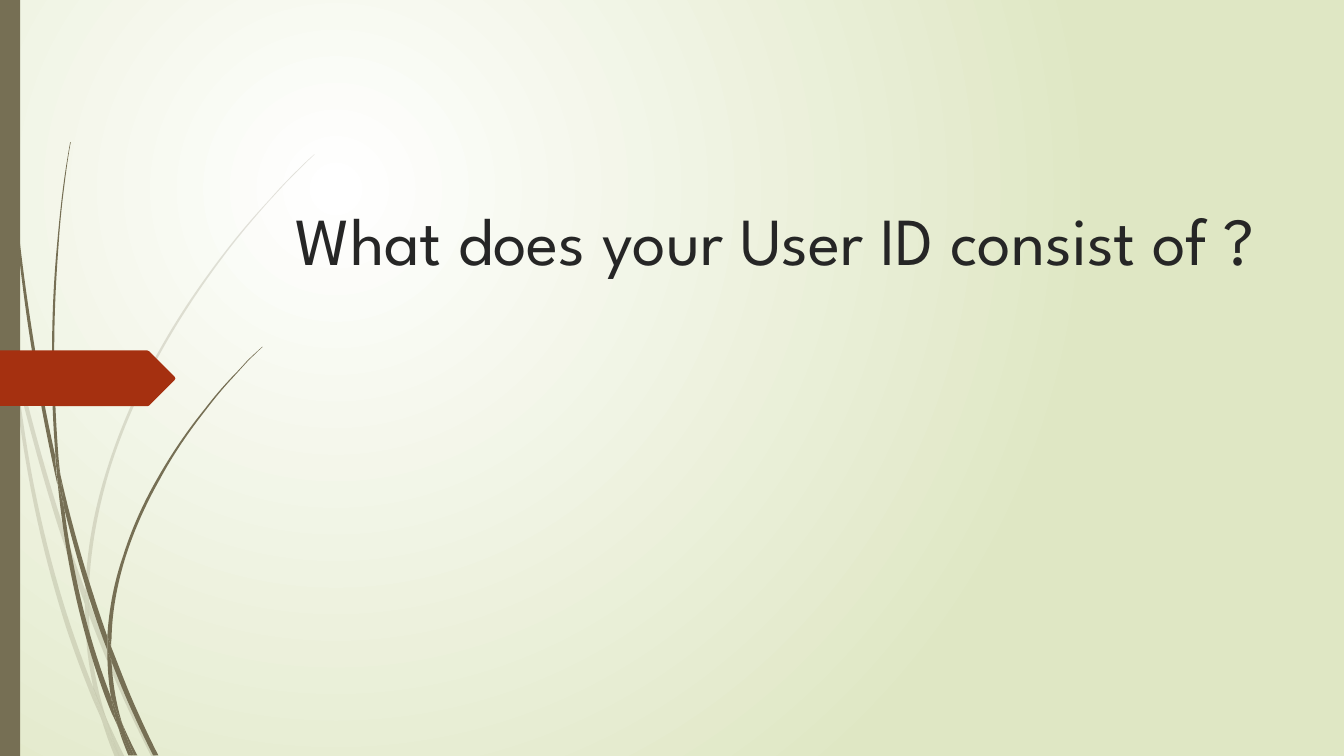
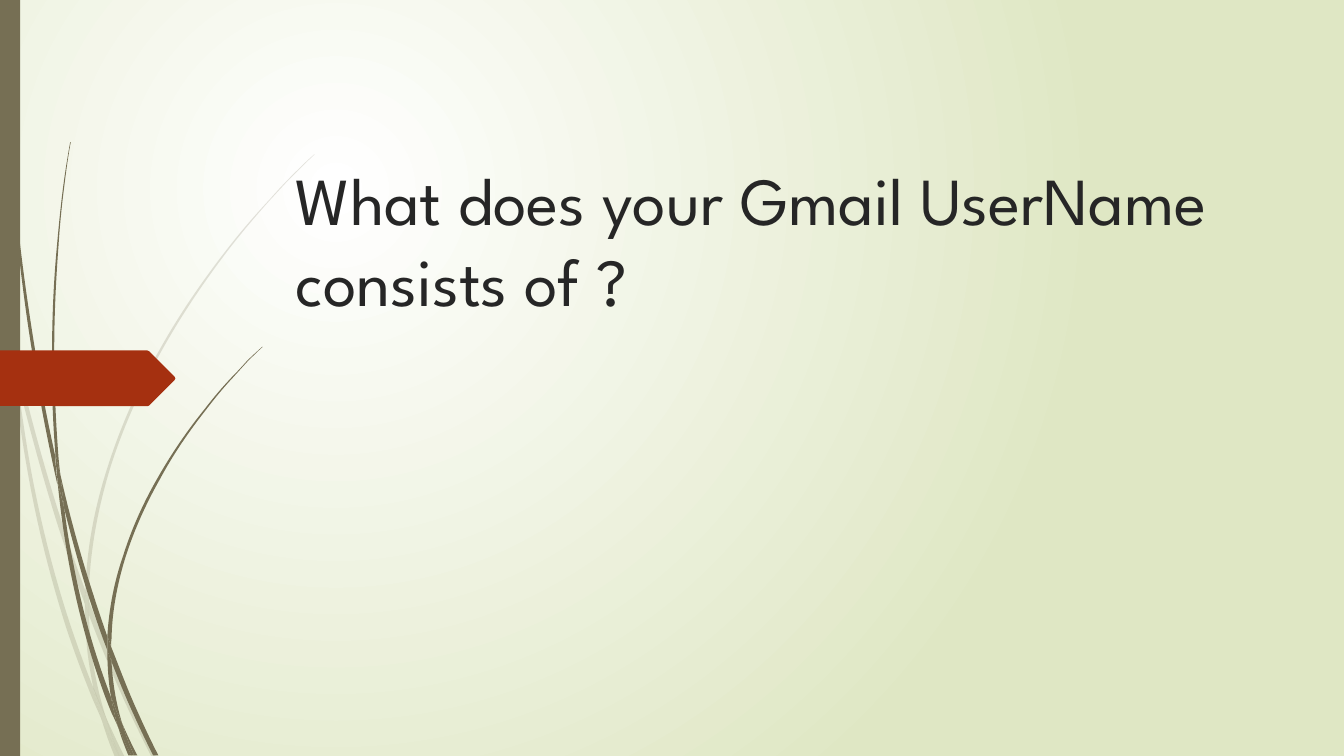
Before and after one commit to chandradeepk1617/ppt, a slide deck: slide 1 of New Microsoft PowerPoint Presentation (2).pptx. Drawn at 1344x756 pixels with LibreOffice and Linux fonts; fonts in the diff are those of the drawing. Boxes give left, top, right and bottom in pixels: in the first picture for what was removed or moved away, otherwise in the second. Text is boxed around its words. In the diff, an @@ line names an element or a change of style, - is before the commit and + after.

```diff
--- a/New Microsoft PowerPoint Presentation (2).pptx
+++ b/New Microsoft PowerPoint Presentation (2).pptx
@@ title at (295, 178, 1206, 307): text changed @@
-What does your User ID consist of ?
+What does your Gmail UserName consists of ?
```
Also in this commit, not shown: 1 other slide changed.
